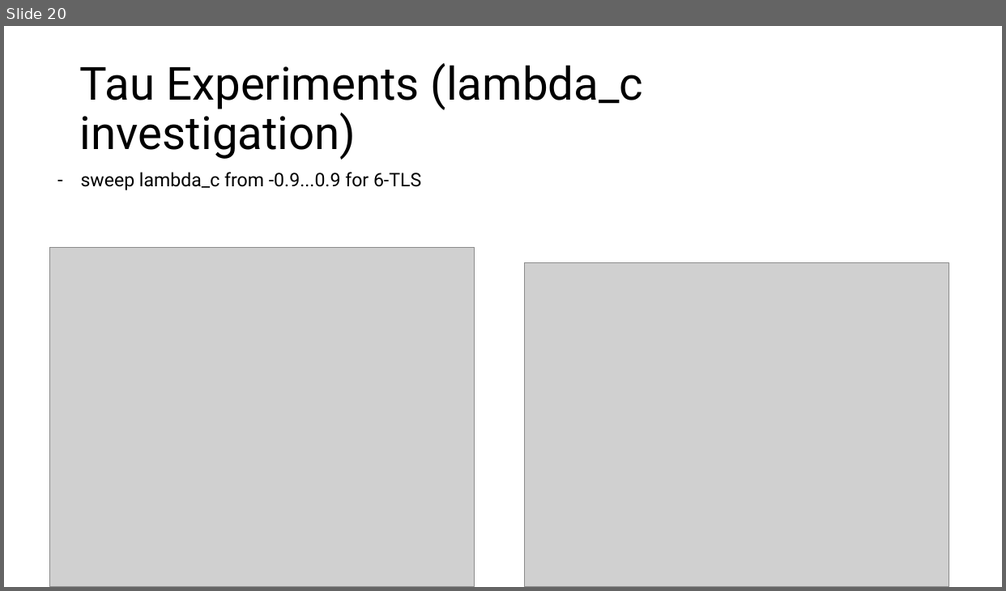
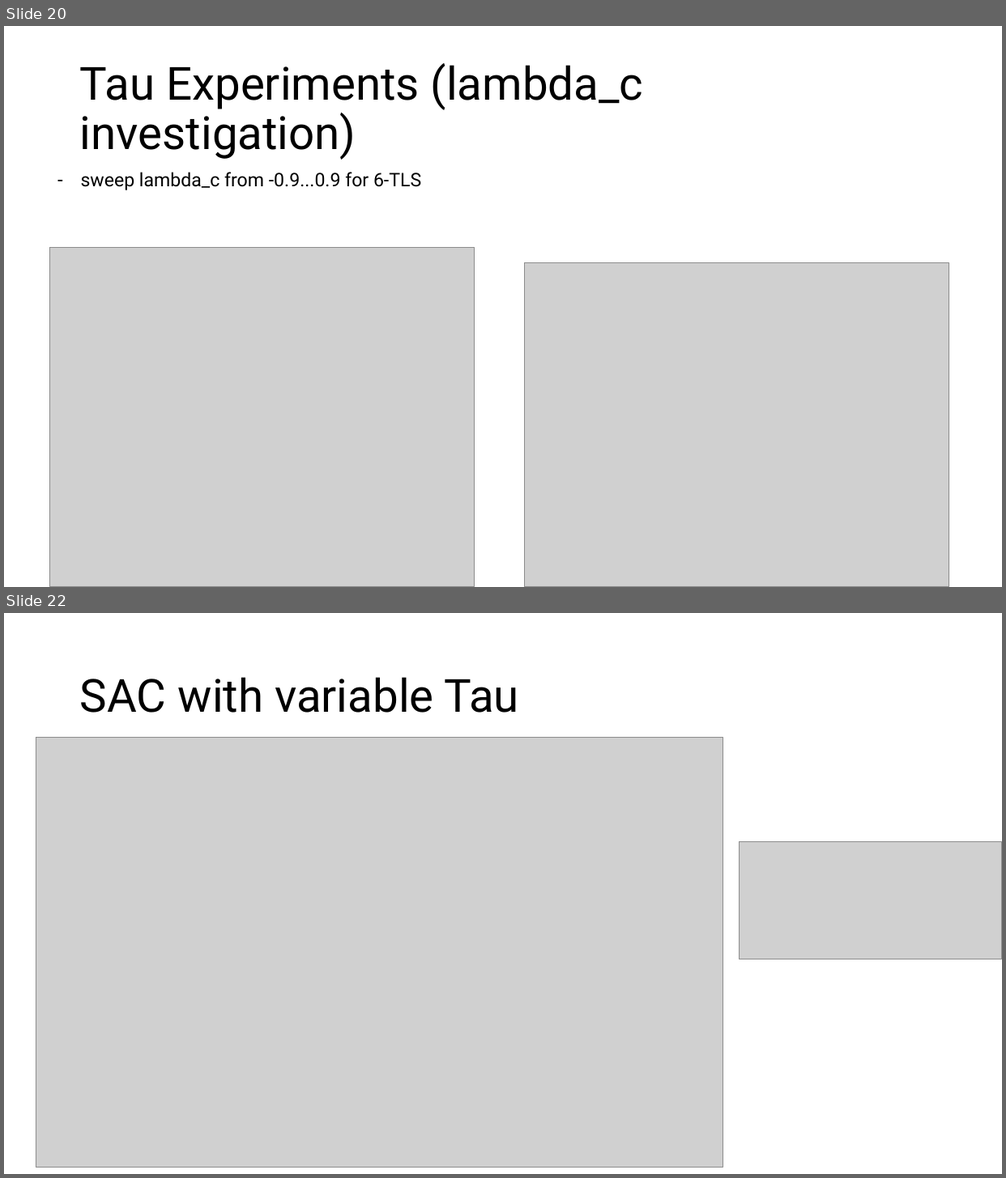
Before and after one commit to philipprichter3/Masters-Thesis, a slide deck: updates/23_11_26meeting/update_24_11_26.pptx. Shown one above the other, each under a label of ours: slide 20 before the commit, slides 20 and 22 after it; the slides between them are not shown. The pictures are 1006x591 and 1006x1178 pixels, drawn with LibreOffice and Linux fonts; fonts in the diff are those of the drawing; grey boxes stand for pictures. Boxes give left, top, right and bottom in pixels: in the first picture for what was removed or moved away, otherwise in the second. Text is boxed around its words. In the diff, an @@ line names an element or a change of style, - is before the commit and + after.

```diff
--- a/updates/23_11_26meeting/update_24_11_26.pptx
+++ b/updates/23_11_26meeting/update_24_11_26.pptx
@@ slide 22 added at bbox=[4, 613, 1002, 1174], background #FFFFFF @@
@@ title added at bbox=[80, 677, 519, 713], 44 pt, text #000000 @@
+SAC with variable Tau
@@ picture added at bbox=[36, 738, 723, 1168] @@
@@ picture added at bbox=[740, 842, 1002, 959] @@
```
Also in this commit, not shown: 1 slide changed, 1 other slide added, 3 other files.
